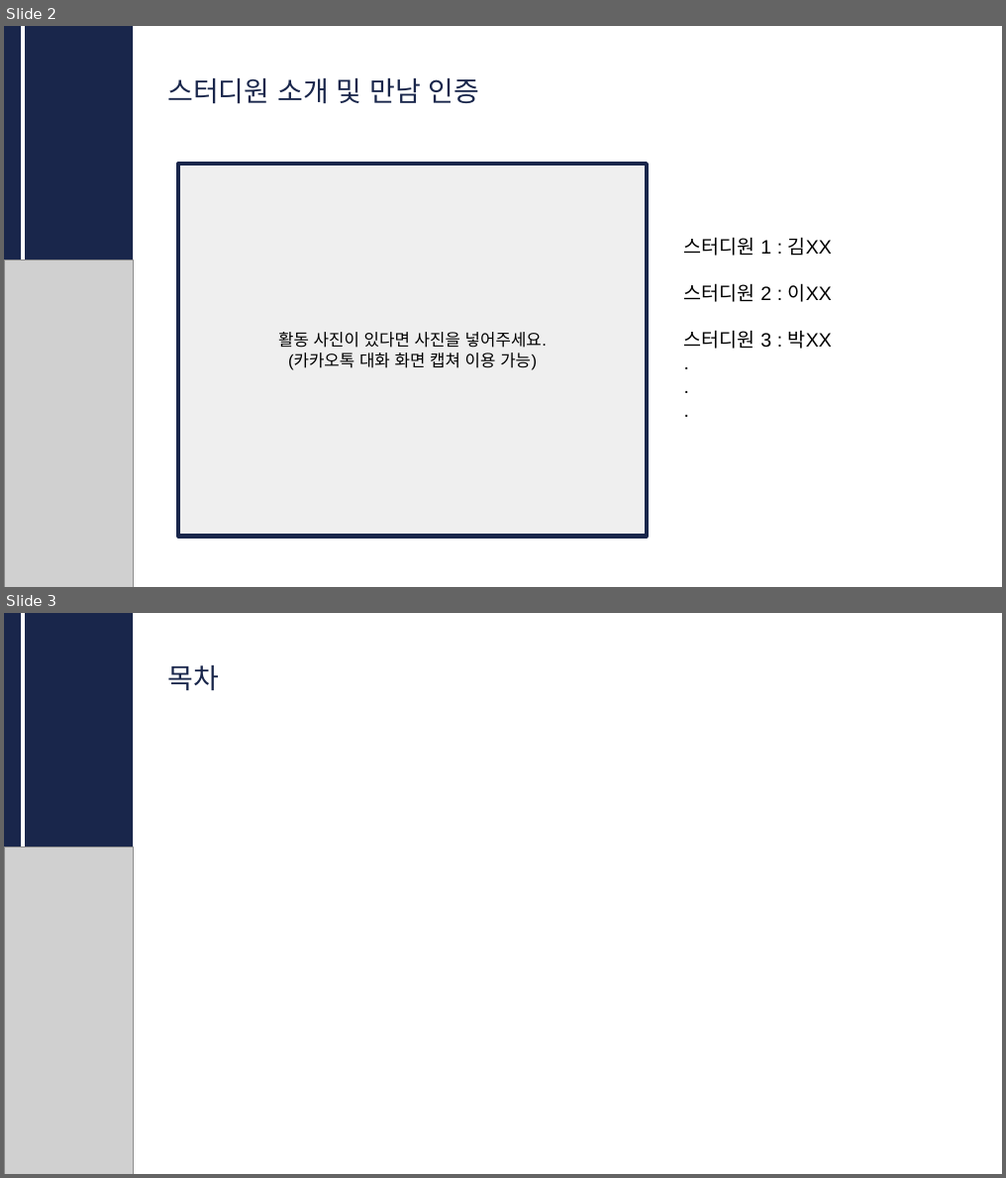
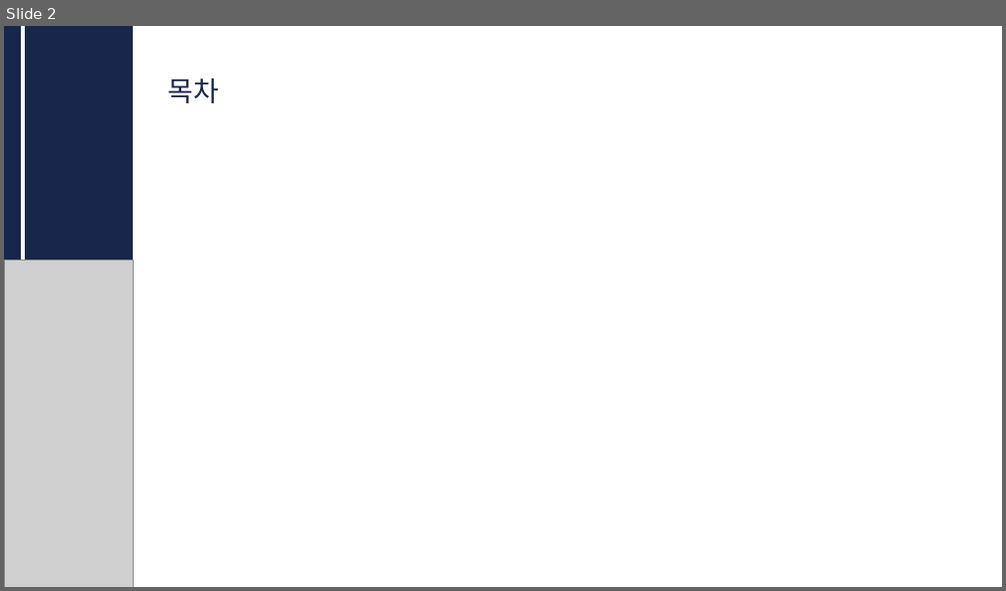
Before and after one commit to CUAI-CAU/2026-Summer-Conference, a slide deck: 발표자료양식모음/발표 PPT 양식.pptx. Shown one above the other, each under a label of ours: slides 2 and 3 before the commit, slide 2 after it. The pictures are 1006x1178 and 1006x591 pixels, drawn with LibreOffice and Linux fonts; fonts in the diff are those of the drawing; grey boxes stand for pictures. Boxes give left, top, right and bottom in pixels: in the first picture for what was removed or moved away, otherwise in the second. Text is boxed around its words. In the diff, an @@ line names an element or a change of style, - is before the commit and + after.

Commit message:
update

```diff
--- a/발표자료양식모음/발표 PPT 양식.pptx
+++ b/발표자료양식모음/발표 PPT 양식.pptx
@@ slide 2 removed at [4,26,1002,587], background #FFFFFF @@
@@ rectangle removed at [4,26,133,587] @@
@@ line removed from (23, 26) to (23, 261) @@
@@ text removed at [167,78,480,104] @@
-스터디원 소개 및 만남 인증
@@ rectangle removed at [178,164,647,536] @@
-활동 사진이 있다면 사진을 넣어주세요.
-(카카오톡 대화 화면 캡쳐 이용 가능)
@@ picture removed at [4,260,133,587] @@
@@ text removed at [684,237,832,349] @@
-스터디원 1 : 김XX
-스터디원 2 : 이XX
-스터디원 3 : 박XX
-.
-.
-.
@@ what was slide 3 is now slide 2 @@
```
Also in this commit, not shown: 1 slide changed.
